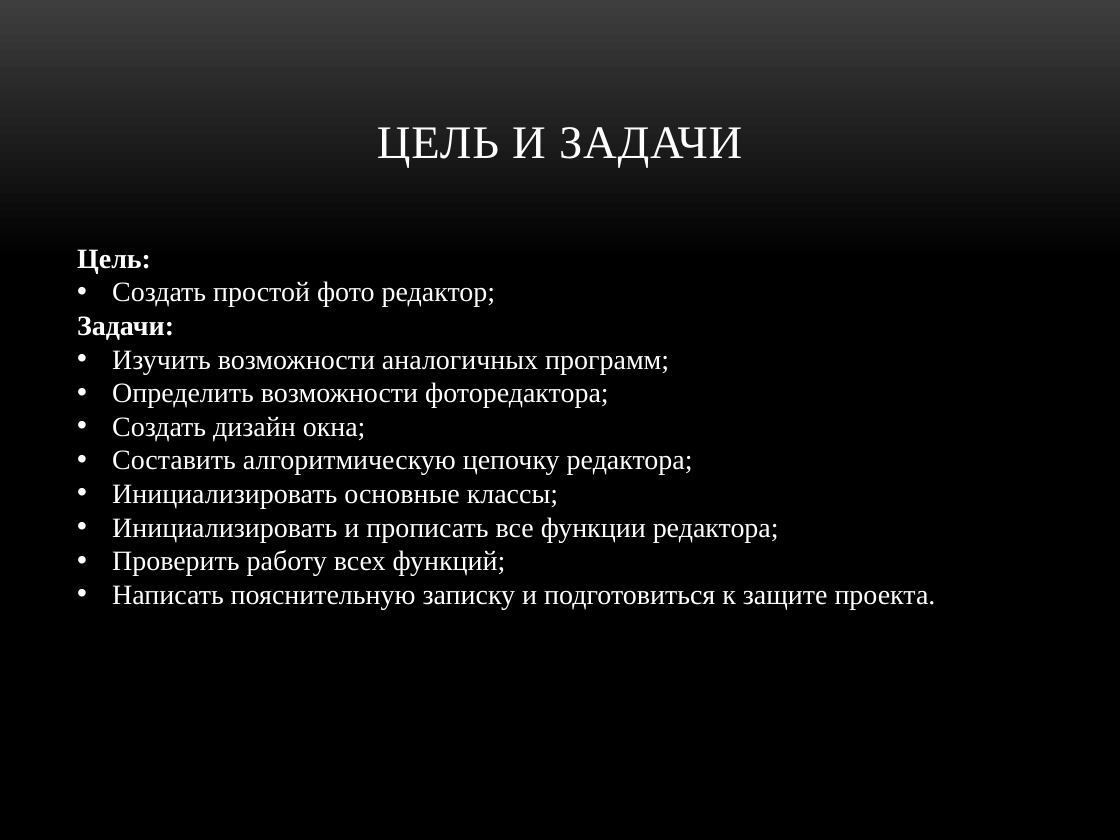
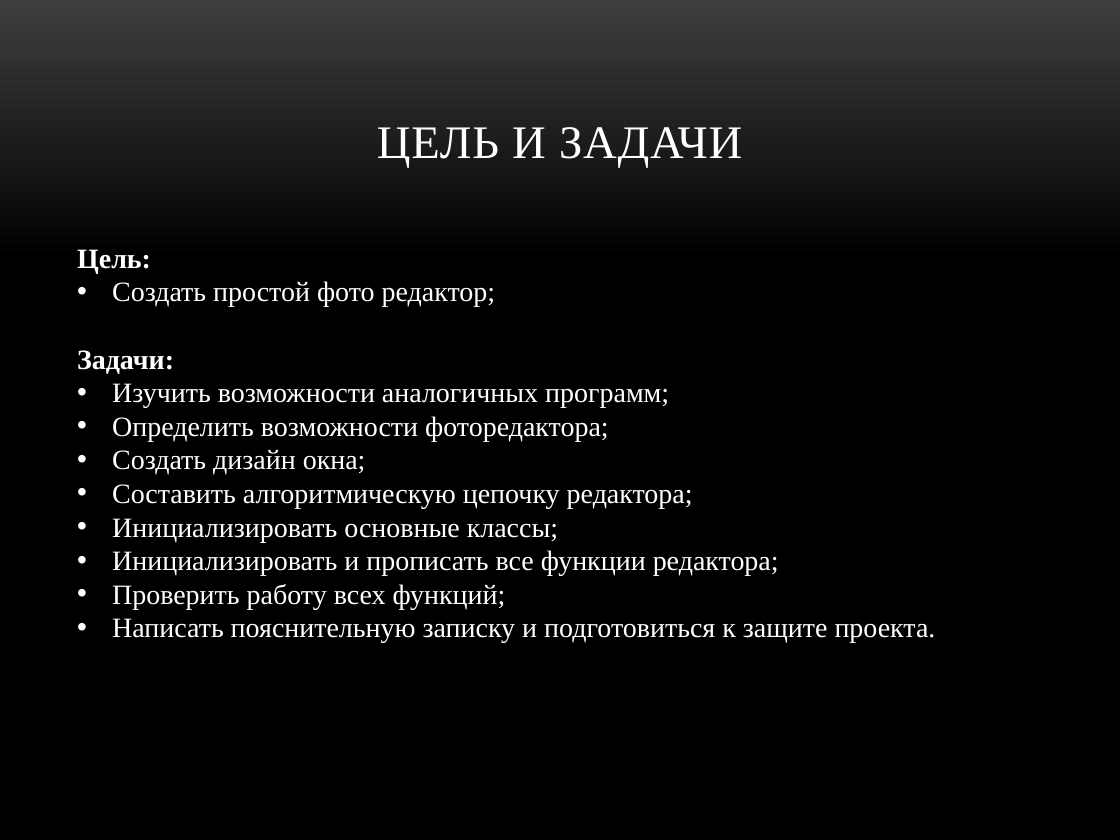
Before and after one commit to feodorrussia/MiniProject, a slide deck: slide 2 of Project/Минипроект Белоуса Фёдора.pptx. Drawn at 1120x840 pixels with LibreOffice and Linux fonts; fonts in the diff are those of the drawing; background and template pictures are left out. Boxes give left, top, right and bottom in pixels: in the first picture for what was removed or moved away, otherwise in the second. Text is boxed around its words. In the diff, an @@ line names an element or a change of style, - is before the commit and + after.

```diff
--- a/Project/Минипроект Белоуса Фёдора.pptx
+++ b/Project/Минипроект Белоуса Фёдора.pptx
@@ text "Цель:" rewrapped from [77,249,936,609] to [77,249,936,643] @@
```
Also in this commit, not shown: 5 other slides changed.
